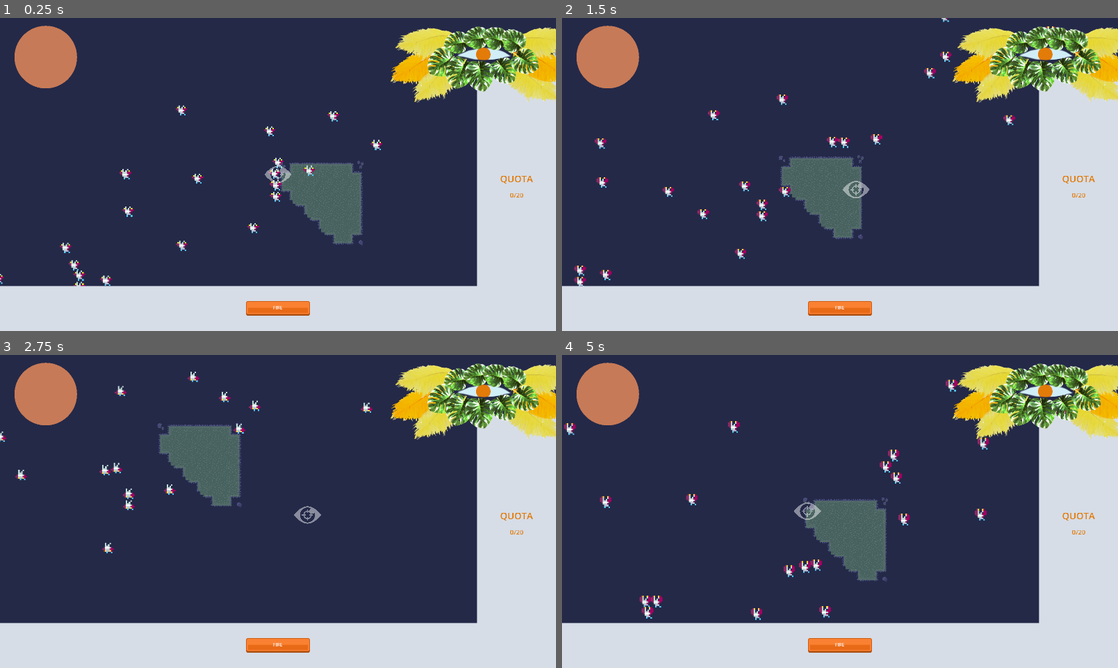
Above: before the commit, frames 1-4 (two rows, left to right).
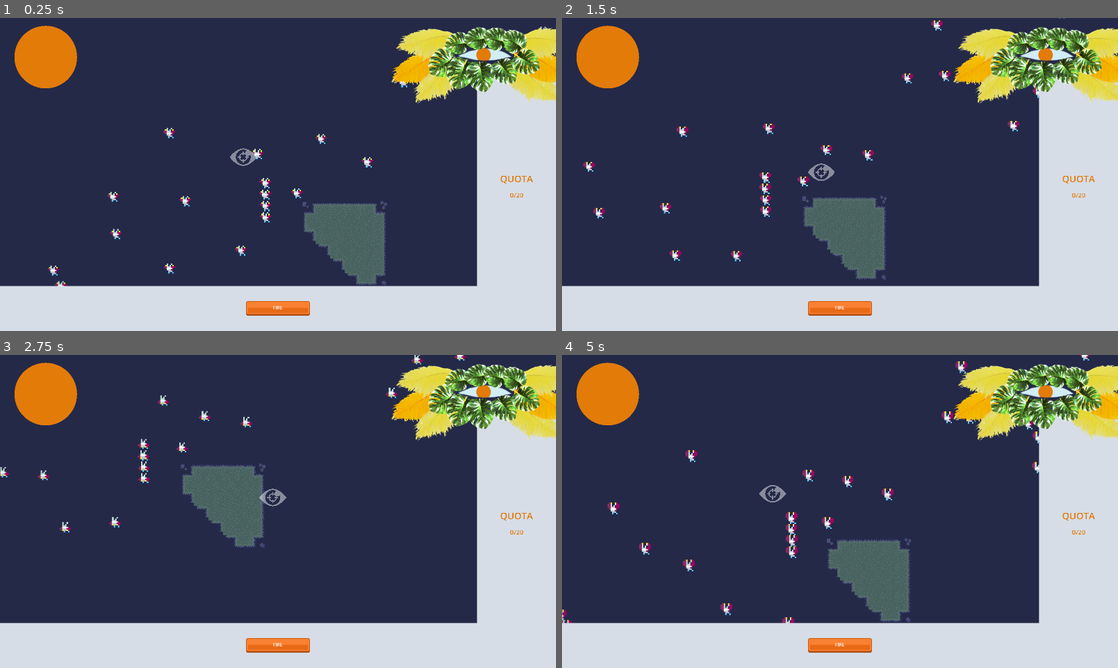
Above: after the commit, the same moments.

Repository: ocdunlap/laughingeye
Game: Godot game, scene res://ScenesGeneral/main_container.tscn
Two runs of this game, one before a commit and one after it. Both use one fixed random seed, a clock stepped at 60 frames per second and the inputs below. The project has no main scene, so this scene is started directly.
Inputs:
- Up to frame 1 (0.25 s): no input
- Up to frame 2 (1.5 s): hold D (move_right) 0.53-1.28 s; hold S (move_down) from 1.28 s (still down)
- Up to frame 3 (2.75 s): release S (move_down) at 2.03 s; hold D (move_right) from 2.03 s (still down)
- Up to frame 4 (5 s): release D (move_right) at 2.78 s; hold W (move_up) 2.78-3.53 s; hold A (move_left) from 3.53 s (still down); tap ` (debug_1, bound only after the commit) at 4.15 s

The runs differ from the first frame. In frame 1, 9.2% of the frame differs, in the area x 0-100%, y 2-86%; in frame 2, 9.4%; in frame 3, 9.0%; in frame 4, 9.8%, in the area x 0-100%, y 0-86%.

Commit message:
Fixed animation and added basic text bits

Diff:
--- a/ScenesGeneral/main_container.tscn
+++ b/ScenesGeneral/main_container.tscn
@@ -743,9 +743,9 @@
 sources/2 = SubResource("TileSetAtlasSource_32dr8")
 
 [sub_resource type="NavigationPolygon" id="NavigationPolygon_uin8r"]
-vertices = PackedVector2Array(808, 612, -760, 571, -756, -502, 786, -505)
+vertices = PackedVector2Array(1717, 1635, -2119, 1560, -2131, -1500, 1682, -1522)
 polygons = Array[PackedInt32Array]([PackedInt32Array(0, 1, 2, 3)])
-outlines = Array[PackedVector2Array]([PackedVector2Array(-766, -512, -771, 581, 819, 623, 796, -516)])
+outlines = Array[PackedVector2Array]([PackedVector2Array(-2142, -1510, -2129, 1570, 1728, 1646, 1692, -1533)])
 parsed_geometry_type = 1
 source_geometry_group_name = &"navigation_polygon_source_group"
 cell_size = 16.0
@@ -757,8 +757,12 @@
 [node name="PlayerCamera" type="Node" parent="."]
 
 [node name="PlayerReticle" parent="PlayerCamera" instance=ExtResource("1_0mxmq")]
-
-[node name="Camera2D" type="Camera2D" parent="PlayerCamera/PlayerReticle"]
+position = Vector2(-100, -100)
+
+[node name="CameraPivot" type="Node2D" parent="PlayerCamera/PlayerReticle"]
+position = Vector2(60, 30)
+
+[node name="Camera2D" type="Camera2D" parent="PlayerCamera/PlayerReticle/CameraPivot"]
 zoom = Vector2(2, 2)
 position_smoothing_enabled = true
 position_smoothing_speed = 3.0
@@ -776,6 +780,7 @@
 layer_0/tile_data = PackedInt32Array(1, 65538, 1, 2, 65538, 1, 65538, 65538, 1, 131075, 65538, 1, 131076, 65538, 1, 196 …(403 unchanged characters)…
 
 [node name="CreatureSpawner" type="NavigationRegion2D" parent="GameWorld/ExploreMain"]
+position = Vector2(-61, -31)
 navigation_polygon = SubResource("NavigationPolygon_uin8r")
 
 [node name="LittleBat" parent="GameWorld/ExploreMain/CreatureSpawner" instance=ExtResource("3_po7fq")]
--- a/ScenesGeneral/ui_main.tscn
+++ b/ScenesGeneral/ui_main.tscn
@@ -7,18 +7,60 @@
 [ext_resource type="Texture2D" uid="uid://dae42rs3eqx2k" path="res://ArtAssets/red_button11.png" id="4_j3is1"]
 [ext_resource type="Texture2D" uid="uid://btsvirjrt457k" path="res://ArtAssets/red_button12.png" id="5_mprq2"]
 [ext_resource type="Texture2D" uid="uid://b0rv8pjuualm1" path="res://ArtAssets/Watcher.png" id="7_45bdf"]
+[ext_resource type="Script" path="res://Scripts/Watcher.gd" id="7_673rv"]
 
 [sub_resource type="ShaderMaterial" id="ShaderMaterial_6h1cx"]
 shader = ExtResource("2_op73v")
 shader_parameter/fV = 0.5
-shader_parameter/tint_color = Color(0.780392, 0.478431, 0.341176, 1)
+shader_parameter/tint_color = Color(0.890196, 0.482353, 0.0352941, 1)
 
 [sub_resource type="LabelSettings" id="LabelSettings_0jujh"]
 font_size = 22
 font_color = Color(0.890196, 0.482353, 0.0352941, 1)
 
+[sub_resource type="Animation" id="Animation_5upjb"]
+resource_name = "eye-wander-1"
+length = 6.0
+tracks/0/type = "value"
+tracks/0/imported = false
+tracks/0/enabled = true
+tracks/0/path = NodePath("Pupil:position")
+tracks/0/interp = 1
+tracks/0/loop_wrap = true
+tracks/0/keys = {
+"times": PackedFloat32Array(0, 0.2, 0.4, 0.6, 1.3, 1.7, 4.5, 5),
+"transitions": PackedFloat32Array(1, 1, 1, 1, 1, 1, 1, 1),
+"update": 0,
+"values": [Vector2(240, 100), Vector2(230, 100), Vector2(195, 117), Vector2(180, 100), Vector2(200, 110), Vector2(180, 100), Vector2(180, 100), Vector2(240, 100)]
+}
+
+[sub_resource type="Animation" id="Animation_jjsuv"]
+resource_name = "eye-wander-2"
+length = 8.0
+tracks/0/type = "value"
+tracks/0/imported = false
+tracks/0/enabled = true
+tracks/0/path = NodePath("Pupil:position")
+tracks/0/interp = 1
+tracks/0/loop_wrap = true
+tracks/0/keys = {
+"times": PackedFloat32Array(0, 0.4, 0.6, 2.8, 3, 3.7, 3.9, 4.1, 4.3, 5.1, 5.4, 7.3, 7.8),
+"transitions": PackedFloat32Array(1, 1, 1, 1, 1, 1, 1, 1, 1, 1, 1, 1, 1),
+"update": 0,
+"values": [Vector2(240, 100), Vector2(260, 70), Vector2(240, 100), Vector2(240, 100), Vector2(180, 70), Vector2(240, 100), Vector2(230, 100), Vector2(195, 117), Vector2(180, 100), Vector2(200, 110), Vector2(180, 100), Vector2(180, 100), Vector2(240, 100)]
+}
+
+[sub_resource type="AnimationLibrary" id="AnimationLibrary_83px3"]
+_data = {
+"eye-wander-1": SubResource("Animation_5upjb"),
+"eye-wander-2": SubResource("Animation_jjsuv")
+}
+
 [sub_resource type="StyleBoxFlat" id="StyleBoxFlat_xn2vx"]
 bg_color = Color(0.819608, 0.933333, 0.968627, 1)
+
+[sub_resource type="LabelSettings" id="LabelSettings_tui0h"]
+font_size = 24
 
 [node name="UIMain" type="Control"]
 layout_mode = 3
@@ -143,10 +185,15 @@
 anchor_left = 1.0
 anchor_right = 1.0
 offset_left = -591.0
-offset_top = -134.0
 offset_right = 103.0
-offset_bottom = 426.0
+offset_bottom = 560.0
 grow_horizontal = 0
+script = ExtResource("7_673rv")
+
+[node name="AnimationPlayer" type="AnimationPlayer" parent="Watcher"]
+libraries = {
+"": SubResource("AnimationLibrary_83px3")
+}
 
 [node name="Panel" type="Panel" parent="Watcher"]
 layout_mode = 1
@@ -155,11 +202,15 @@
 anchor_top = 0.369
 anchor_right = 0.724
 anchor_bottom = 0.555
+offset_left = 3.0
+offset_top = -132.0
+offset_right = 3.0
+offset_bottom = -132.0
 grow_horizontal = 2
 grow_vertical = 2
 theme_override_styles/panel = SubResource("StyleBoxFlat_xn2vx")
 
-[node name="TextureRect" type="TextureRect" parent="Watcher"]
+[node name="Pupil" type="TextureRect" parent="Watcher"]
 modulate = Color(0.890196, 0.482353, 0.0352941, 1)
 layout_mode = 1
 anchors_preset = -1
@@ -167,10 +218,10 @@
 anchor_top = 0.359
 anchor_right = 0.581
 anchor_bottom = 0.518
-offset_left = -21.108
-offset_top = 30.6
-offset_right = 37.7862
-offset_bottom = -3.0
+offset_left = -20.25
+offset_top = -101.04
+offset_right = 38.6461
+offset_bottom = -134.636
 grow_horizontal = 2
 grow_vertical = 2
 texture = ExtResource("3_o12e0")
@@ -182,8 +233,23 @@
 anchors_preset = 15
 anchor_right = 1.0
 anchor_bottom = 1.0
+offset_left = 3.0
+offset_top = -132.0
+offset_right = 3.0
+offset_bottom = -132.0
 grow_horizontal = 2
 grow_vertical = 2
 texture = ExtResource("7_45bdf")
 expand_mode = 1
 stretch_mode = 5
+
+[node name="Barks" type="Label" parent="Watcher"]
+layout_mode = 1
+anchors_preset = -1
+anchor_top = 0.051
+anchor_bottom = 0.442
+offset_left = -116.0
+offset_bottom = 34.0
+grow_horizontal = 0
+label_settings = SubResource("LabelSettings_tui0h")
+horizontal_alignment = 2
--- a/Scripts/GameWorld.gd
+++ b/Scripts/GameWorld.gd
@@ -2,6 +2,7 @@
 
 @onready var quota_text = $CanvasLayer/UIMain/RightPanel/CenterContainer/VBoxContainer/QuotaAmount
 @onready var fuel_meter = $CanvasLayer/UIMain/FuelMeter
+@onready var watcher = $CanvasLayer/UIMain/Watcher
 
 var current_quota:int = 20
 var current_count:int = 0
@@ -10,6 +11,10 @@
 func _ready():
 	pass # Replace with function body.
 
+func _process(_delta):
+	# Debugging
+	if Input.is_action_pressed("debug_1"):
+		current_count = current_quota - 1
 
 func _on_player_reticle_update_quota(amount):
 	current_count += amount
@@ -17,4 +22,5 @@
 		current_quota += 10
 		current_count = 0
 		fuel_meter.refill_fuel()
+		watcher.say_bark()
 	quota_text.text = str(current_count) + "/" + str(current_quota)
--- /dev/null
+++ b/Scripts/Watcher.gd
@@ -0,0 +1,49 @@
+extends Control
+
+@onready var anim_player = $AnimationPlayer
+@onready var barks_label = $Barks
+
+var min_time_between_anims:float = 10
+var max_time_between_anims:float = 20
+
+var time_until_next_anim:float = 15
+var bark_cooldown_default:float = 10
+
+var bark_cooldown:float = 0
+
+var bark_keep_open:float = 5
+
+var barks_list:Array = [
+	"Pathetic...",
+	"Don't make me laugh!",
+	"Worthless.",
+	"Do better.",
+	"Not sufficient."
+]
+
+# Called when the node enters the scene tree for the first time.
+func _ready():
+	pass # Replace with function body.
+
+
+# Called every frame. 'delta' is the elapsed time since the previous frame.
+func _process(delta):
+	time_until_next_anim -= delta
+	if time_until_next_anim <= 0:
+		match randi_range(0,1):
+			0: anim_player.play("eye-wander-1")
+			1: anim_player.play("eye-wander-2")
+			_:  anim_player.play("eye-wander-1")
+		time_until_next_anim = randf_range(min_time_between_anims, max_time_between_anims)
+	pass
+
+
+func say_bark():
+	# Set text
+	barks_label.text = barks_list.pick_random()
+
+	# Set timer, then clear
+	var timer = get_tree().create_timer(bark_keep_open)
+	await timer.timeout
+	#timer.queue_free()
+	barks_label.text = ""
--- a/Scripts/little_guy.gd
+++ b/Scripts/little_guy.gd
@@ -6,8 +6,8 @@
 var minTimeRange:float = 1
 var maxTimeRange:float = 8
 
-var minDistance:float = -30
-var maxDistance:float = 30
+var minDistance:float = -50
+var maxDistance:float = 50
 
 var target
 var speed:float = 50
--- a/project.godot
+++ b/project.godot
@@ -51,6 +51,11 @@
 , Object(InputEventKey,"resource_local_to_scene":false,"resource_name":"","device":-1,"window_id":0,"alt_pressed":false,"shift_pressed":false,"ctrl_pressed":false,"meta_pressed":false,"pressed":false,"keycode":0,"physical_keycode":4194322,"key_label":0,"unicode":0,"echo":false,"script":null)
 ]
 }
+debug_1={
+"deadzone": 0.5,
+"events": [Object(InputEventKey,"resource_local_to_scene":false,"resource_name":"","device":-1,"window_id":0,"alt_pressed":false,"shift_pressed":false,"ctrl_pressed":false,"meta_pressed":false,"pressed":false,"keycode":0,"physical_keycode":96,"key_label":0,"unicode":96,"echo":false,"script":null)
+]
+}
 
 [rendering]
 
Not shown: 1 places in ScenesGeneral/ui_main.tscn that only renumber resources
